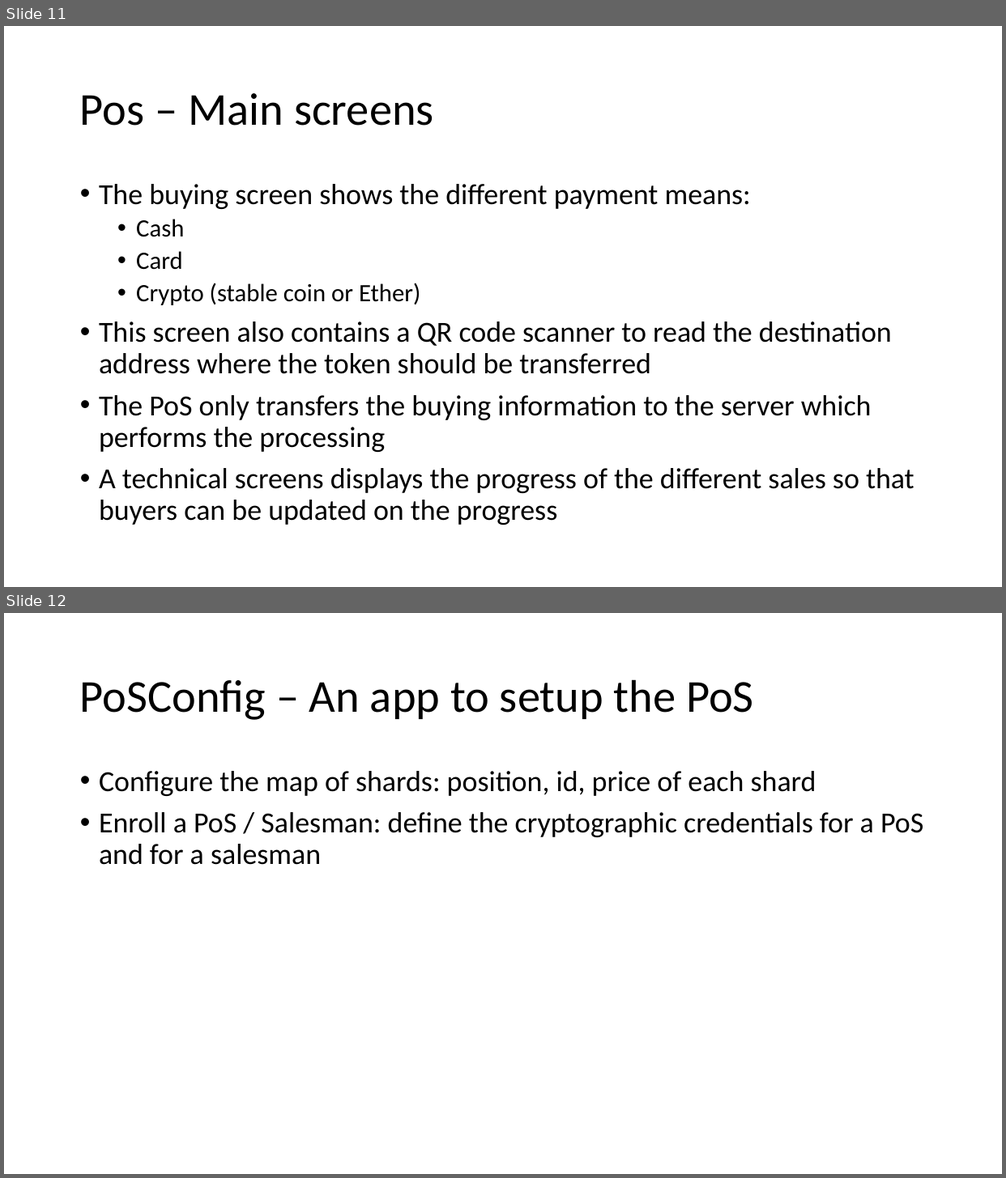
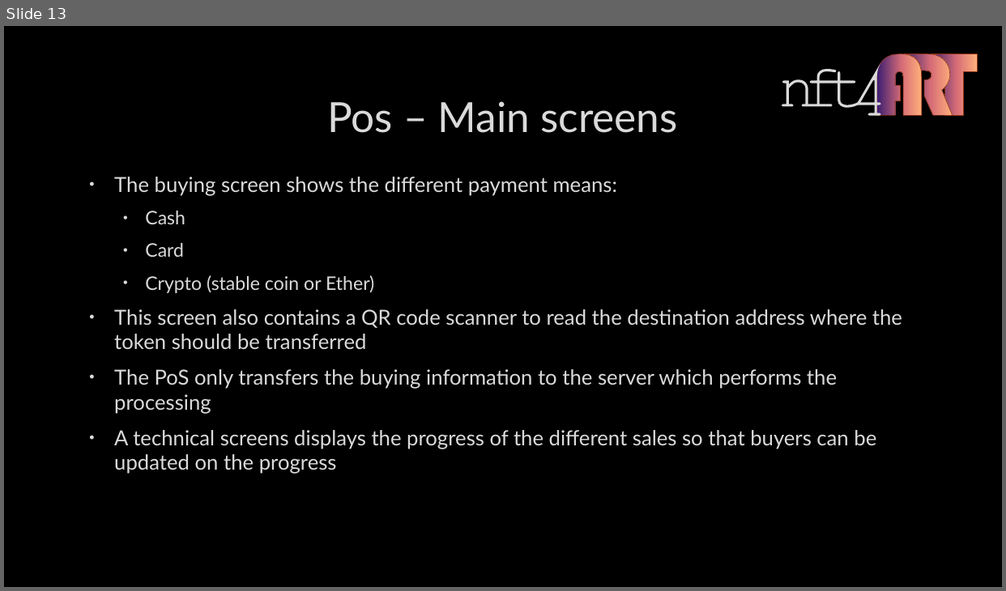
Before and after one commit to PhilippeMeyer/nft4Art, a slide deck: specs.pptx. Shown one above the other, each under a label of ours: slides 11 and 12 before the commit, slide 13 after it. The pictures are 1006x1178 and 1006x591 pixels, drawn with LibreOffice and Linux fonts; fonts in the diff are those of the drawing; background and template pictures are left out. Boxes give left, top, right and bottom in pixels: in the first picture for what was removed or moved away, otherwise in the second. Text is boxed around its words. In the diff, an @@ line names an element or a change of style, - is before the commit and + after.

```diff
--- a/specs.pptx
+++ b/specs.pptx
@@ slide 12 removed at <box>4,613,1002,1174</box>, background #FFFFFF @@
@@ title removed at <box>80,679,754,720</box> @@
-PoSConfig – An app to setup the PoS
@@ text removed at <box>99,771,923,865</box> @@
-• Configure the map of shards: position, id, price of each shard
-• Enroll a PoS / Salesman: define the cryptographic credentials for a PoS and for a salesman
@@ what was slide 11 is now slide 13 @@
@@ slide 13 changed as well @@
@@ background #FFFFFF to picture (left out) @@
@@ group added at <box>782,54,978,116</box>: 5 freeform shapes @@
@@ title "Pos – Main screens": place and size @@
-title "Pos – Main screens" at <box>80,93,434,126</box>
+title "Pos – Main screens" at <box>327,101,677,133</box>
@@ title "Pos – Main screens" at <box>327,101,677,133</box>: size 44 to 40 pt, font Calibri to Lato, text colour #000000 to #DADADA, letter outline none to #404040 0.75 pt; alignment left to centre; line spacing 0.9 to 1 @@
@@ text "The buying screen shows the ...": place and size @@
-text "The buying screen shows the ..." at <box>99,184,914,525</box>
+text "The buying screen shows the ..." at <box>114,177,902,474</box>
@@ text "The buying screen shows the ..." at <box>114,177,902,474</box>: size 28 to 20 pt, font Calibri to Lato, text colour #000000 to #DADADA, letter outline none to #404040 0.75 pt; size 24 to 18 pt in "Cash", "Card", "Crypto (stable coin or Ether)"; indent changed; line spacing 0.9 to 1; more space between paragraphs @@
```
Also in this commit, not shown: 10 other slides changed, 3 slides added, 1 other slide removed.
